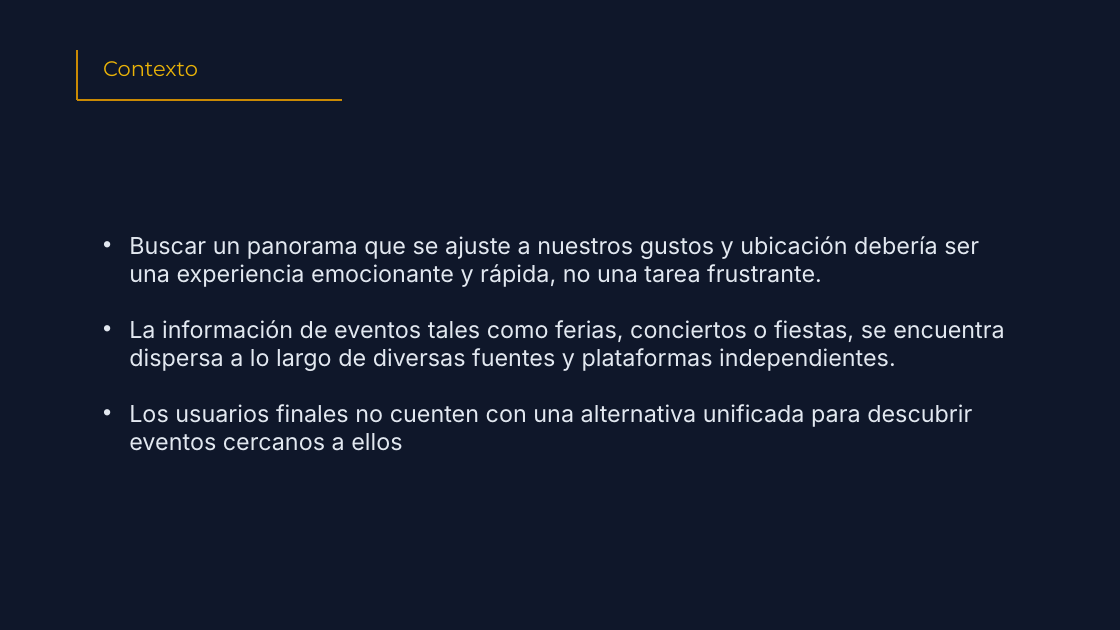
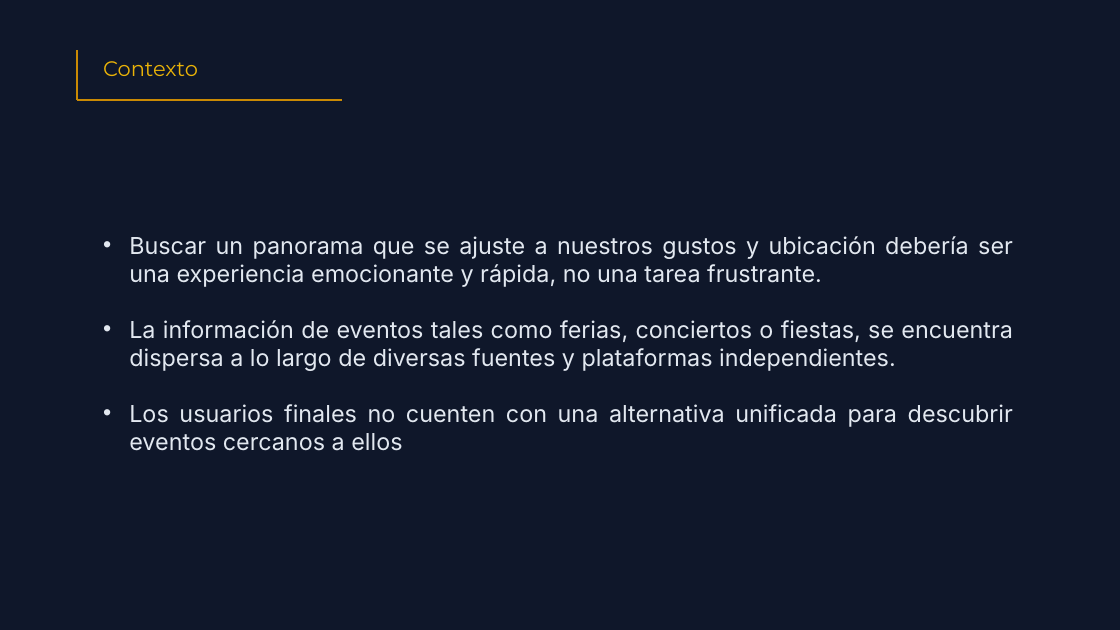
Before and after one commit to Volcos/AntonioVaras, a slide deck: slide 3 of Aldo Alberto Martinez Ordenes/PTY4614_Capstone_004D/Equipo/Fase 1/Evidencias Grupales/Presentación EventApp.pptx. Drawn at 1120x630 pixels with LibreOffice and Linux fonts; fonts in the diff are those of the drawing. Boxes give left, top, right and bottom in pixels: in the first picture for what was removed or moved away, otherwise in the second. Text is boxed around its words. In the diff, an @@ line names an element or a change of style, - is before the commit and + after.

```diff
--- a/Aldo Alberto Martinez Ordenes/PTY4614_Capstone_004D/Equipo/Fase 1/Evidencias Grupales/Presentación EventApp.pptx
+++ b/Aldo Alberto Martinez Ordenes/PTY4614_Capstone_004D/Equipo/Fase 1/Evidencias Grupales/Presentación EventApp.pptx
@@ text "Buscar un panorama que se ..." at [129,236,1013,451]: alignment left to justified @@
```
Also in this commit, not shown: 8 other slides changed.
